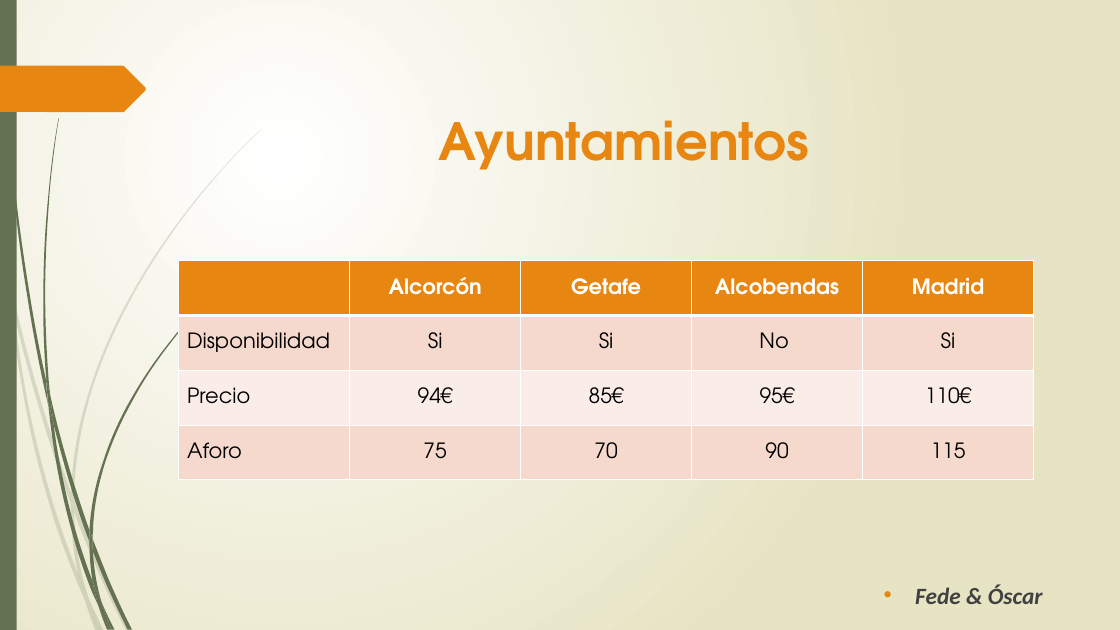
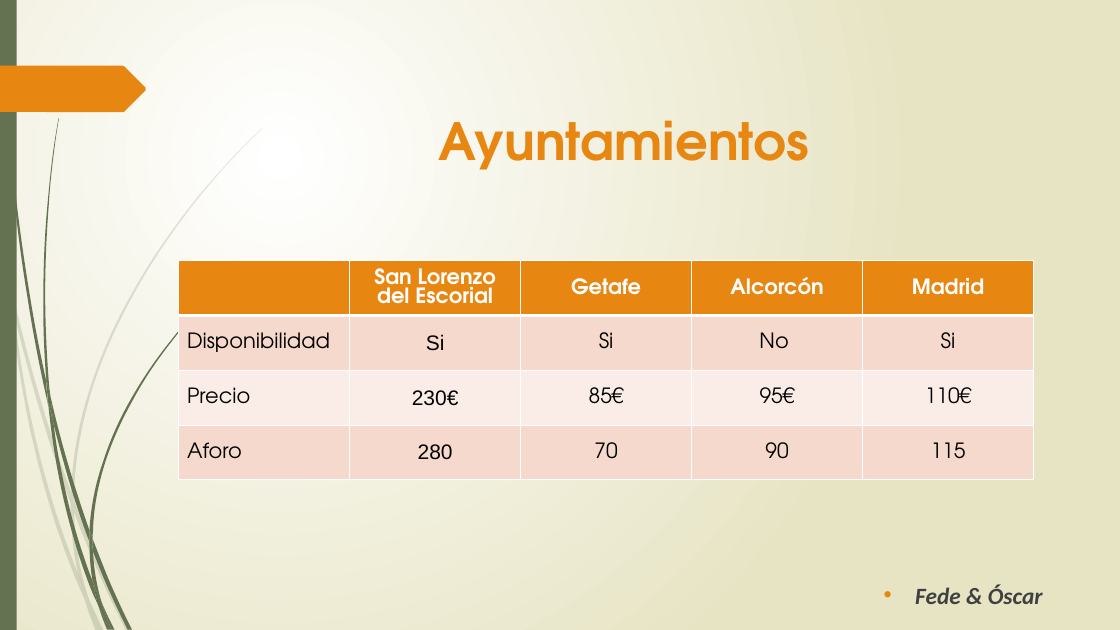
Before and after one commit to ivandelatorre/Boda, a slide deck: slide 3 of Ayuntamiento/Elegir ayuntamiento.pptx (slide 2 before the commit). Drawn at 1120x630 pixels with LibreOffice and Linux fonts; fonts in the diff are those of the drawing. Boxes give left, top, right and bottom in pixels: in the first picture for what was removed or moved away, otherwise in the second. Text is boxed around its words. In the diff, an @@ line names an element or a change of style, - is before the commit and + after.

```diff
--- a/Ayuntamiento/Elegir ayuntamiento.pptx
+++ b/Ayuntamiento/Elegir ayuntamiento.pptx
@@ table at (179, 260, 1036, 484) @@
-row 1, column 2: Alcorcón
+row 1, column 2: San Lorenzo del Escorial
-row 1, column 4: Alcobendas
+row 1, column 4: Alcorcón
-row 3, column 2: 94€
+row 3, column 2: 230€
-row 4, column 2: 75
+row 4, column 2: 280
@@ font TeX Gyre Adventor to Arial in "Si" @@
```
Also in this commit, not shown: 1 other slide changed, 2 slides added, 12 other files.
